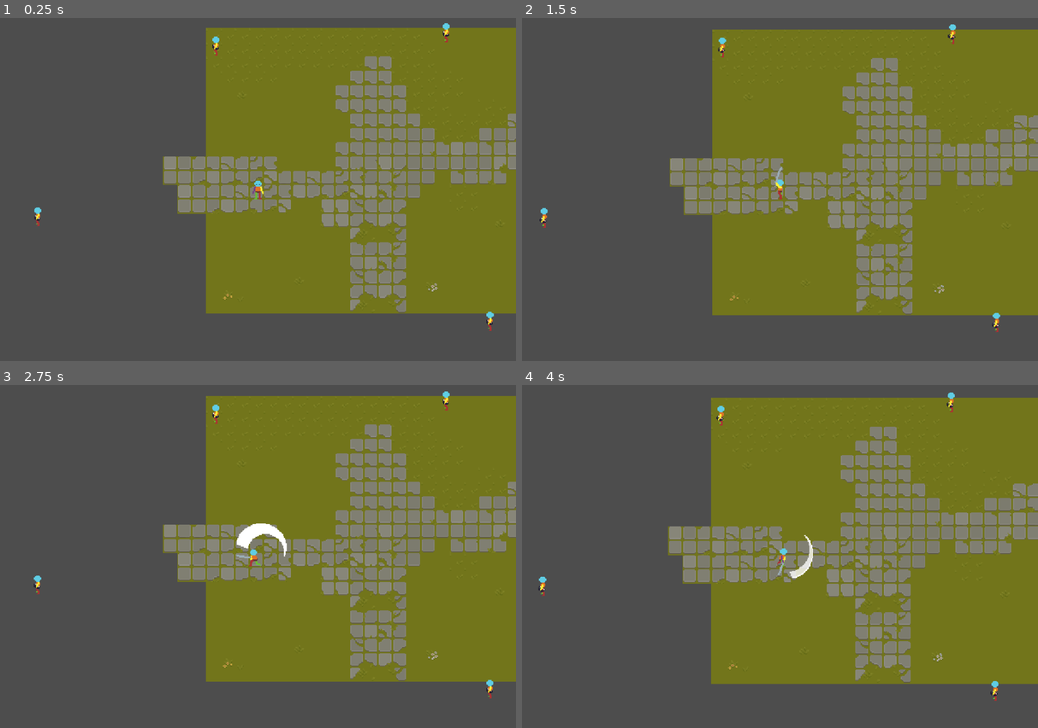
Above: before the commit, frames 1-4 (two rows, left to right).
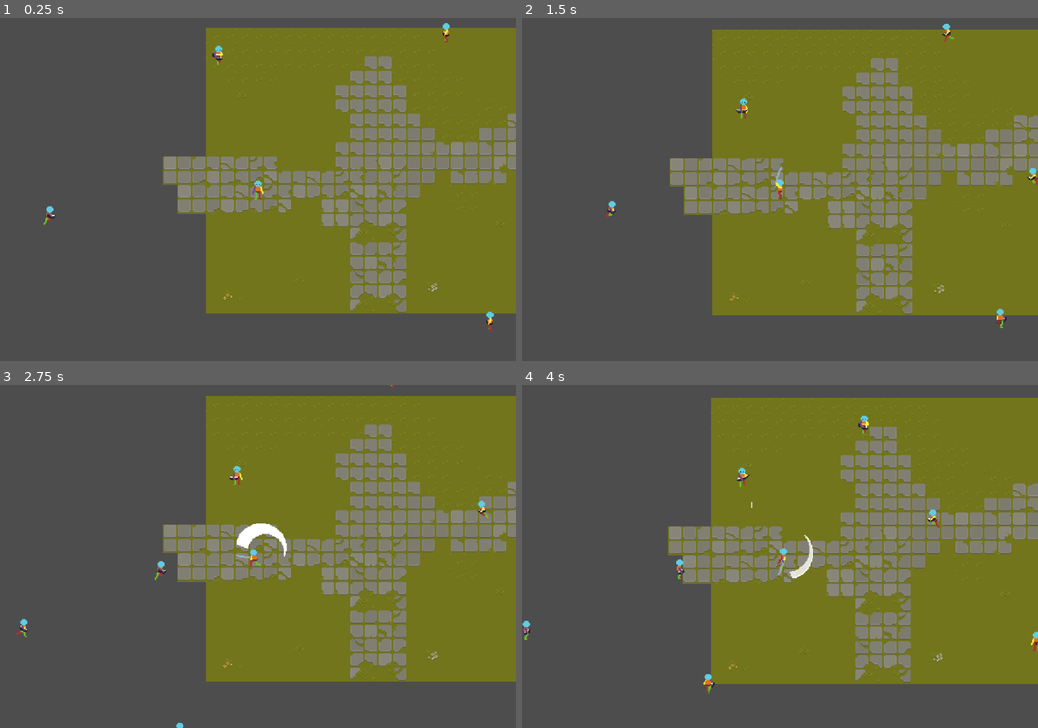
Above: after the commit, the same moments.

Repository: DmNiv/Tekoha
Game: Godot game, scene res://levels/teste.tscn
Two runs of this game, one before a commit and one after it. Both use one fixed random seed, a clock stepped at 60 frames per second and the inputs below.
Inputs (mouse positions are in pixels of both pictures, inside the frame that each line leads up to):
- Up to frame 1 (0.25 s): no input
- Up to frame 2 (1.5 s): move the mouse to (893, 172) at 0.52 s; hold D (move_right) 0.53-1.28 s; click (893, 172) at 0.6 s; move the mouse to (676, 206) at 1.27 s; hold S (move_down) from 1.28 s (still down); click (676, 206) at 1.35 s
- Up to frame 3 (2.75 s): move the mouse to (309, 481) at 2.02 s; release S (move_down) at 2.03 s; hold D (move_right) from 2.03 s (still down); right-click (309, 481) at 2.1 s; click (309, 481) at 2.3 s
- Up to frame 4 (4 s): move the mouse to (754, 625) at 2.77 s; release D (move_right) at 2.78 s; hold W (move_up) 2.78-3.53 s; click (754, 625) at 2.85 s; move the mouse to (934, 607) at 3.52 s; hold A (move_left) from 3.53 s (still down); click (934, 607) at 3.6 s

The runs differ from the first frame. In frame 1, 0.2% of the frame differs, in the area x 6-44%, y 5-61%; in frame 2, 0.5%; in frame 3, 0.5%; in frame 4, 0.7%, in the area x 0-100%, y 2-93%.
Error before the commit: Parse Error: The member "animation_tree" already exists in parent class State. (res://enemies/enemy_ranged/enemy_ranged_states/state_range_attack01.gd:5)

Commit message:
Atualização máquina de estados e estados do inimigo

Diff:
--- a/tekoha/enemies/enemy_ranged/animation_tree.gd
+++ b/tekoha/enemies/enemy_ranged/animation_tree.gd
@@ -1,6 +1,9 @@
 extends AnimationTree
 
 @onready var enemy_ranged: Enemy = $".."
+
+func _ready() -> void:
+	active = true
 
 func _process(delta: float) -> void:
 	set("parameters/Idle/blend_position", enemy_ranged.last_facing_direction)
--- a/tekoha/enemies/enemy_ranged/enemy_ranged.gd
+++ b/tekoha/enemies/enemy_ranged/enemy_ranged.gd
@@ -1,6 +1,4 @@
 class_name Enemy extends CharacterBody2D
-
-@onready var animation_tree: AnimationTree = $AnimationTree
 
 const SPEED : float = 50.0
 var move_direction : Vector2
@@ -12,12 +10,21 @@
 var projectile_knockback: int
 const PROJECTILE_STUN_TIME: float = 1.5
 
+@onready var animation_tree: AnimationTree = $AnimationTree
+@onready var state_machine: StateMachine = $StateMachine
+@onready var owner_info : OwnerInfo
+
 func _ready() -> void:
 	attack = Attack.new()
 	attack.attack_damage = projectile_damage
 	attack.knockback_force = projectile_knockback
 	attack.stun_time = PROJECTILE_STUN_TIME
-	animation_tree.active = true
+
+	owner_info = OwnerInfo.new()
+	owner_info.owner_node = self
+	owner_info.animation_tree = animation_tree
+	owner_info.animation_root_node = animation_tree["parameters/playback"]
+	state_machine.init(owner_info)
 
 func _physics_process(_delta: float) -> void:
 	last_facing_direction = move_direction
--- a/tekoha/enemies/enemy_ranged/enemy_ranged.tscn
+++ b/tekoha/enemies/enemy_ranged/enemy_ranged.tscn
@@ -1386,7 +1386,7 @@
 
 [node name="EnemyRanged" type="CharacterBody2D"]
 collision_layer = 4
-collision_mask = 32
+collision_mask = 36
 script = ExtResource("1_e8yjm")
 
 [node name="HealthComponent" type="Node2D" parent="."]
--- a/tekoha/enemies/enemy_ranged/enemy_ranged_states/state_aim.gd
+++ b/tekoha/enemies/enemy_ranged/enemy_ranged_states/state_aim.gd
@@ -2,8 +2,6 @@
 
 @onready var enemy: Enemy = $"../.."
 @onready var player: Player = get_tree().get_first_node_in_group("Player")
-@onready var animation_tree: AnimationTree = $"../../AnimationTree"
-@onready var animation_root_node = animation_tree["parameters/playback"]
 
 var distance_to_player: Vector2
 
@@ -14,28 +12,28 @@
 const PROJECTILE_COOLDOWN: float = 2.0
 var projectile_timer: float = 0.0
 
-func Enter():
+func enter():
 	if enemy:
 		projectile_timer = PROJECTILE_COOLDOWN
 		enemy.velocity = Vector2.ZERO
 
-func Exit():
+func exit():
 	pass
 
-func Update(delta: float):
+func update(delta: float):
 	pass
 
-func Physics_Update(delta: float):
+func physics_update(delta: float):
 	if player and enemy:
 		distance_to_player = player.global_position - enemy.global_position
 		enemy.move_direction = distance_to_player
 
 		if distance_to_player.length() > range_to_exit:
-			Transitioned.emit(self, "Follow")
+			transition_to("Follow")
 		elif distance_to_player.length() < range_to_attack:
 			enemy.velocity = -enemy.move_direction.normalized() * (enemy.SPEED*0.8)
 
 	if projectile_timer > 0:
 		projectile_timer -= delta
 	else:
-		Transitioned.emit(self, "RangeAttack01")
+		transition_to("RangeAttack01")
--- a/tekoha/enemies/enemy_ranged/enemy_ranged_states/state_range_attack01.gd
+++ b/tekoha/enemies/enemy_ranged/enemy_ranged_states/state_range_attack01.gd
@@ -2,26 +2,23 @@
 
 @onready var enemy: Enemy = $"../.."
 @onready var player: Player = get_tree().get_first_node_in_group("Player")
-@onready var animation_tree: AnimationTree = $"../../AnimationTree"
-@onready var animation_root_node = animation_tree["parameters/playback"]
 
 @export var projectile: PackedScene
 
-
 var distance_to_player: Vector2
 
-func Enter():
+func enter():
 	if enemy:
 		animation_root_node.travel("RangeAttack01")
 		enemy.velocity = Vector2.ZERO
 
-func Exit():
+func exit():
 	pass
 
-func Update(_delta: float):
+func update(_delta: float):
 	pass
 
-func Physics_Update(delta: float):
+func physics_update(delta: float):
 	pass
 
 
@@ -35,4 +32,4 @@
 func _on_animation_tree_animation_finished(anim_name: StringName) -> void:
 	if anim_name in ["range_attack01_down", "range_attack01_up", "range_attack01_left", "range_attack01_right"]:
 		enemy.last_facing_direction = player.global_position
-		Transitioned.emit(self, "Aim")
+		transition_to("Aim")
--- a/tekoha/enemies/generic_states/state_follow.gd
+++ b/tekoha/enemies/generic_states/state_follow.gd
@@ -6,19 +6,19 @@
 
 var distance_to_player: Vector2
 
-func Enter():
+func enter():
 	pass
 
-func Exit():
+func exit():
 	pass
 
-func Update(delta: float):
+func update(delta: float):
 	pass
 
-func Physics_Update(_delta: float):
+func physics_update(_delta: float):
 	if player and enemy:
 		distance_to_player = player.global_position - enemy.global_position
 		enemy.move_direction = distance_to_player
 		enemy.velocity = enemy.move_direction.normalized() * enemy.SPEED
 		if distance_to_player.length() < range_to_aim:
-			Transitioned.emit(self, "Aim")
+			transition_to("Aim")
--- a/tekoha/enemies/generic_states/state_idle.gd
+++ b/tekoha/enemies/generic_states/state_idle.gd
@@ -10,22 +10,22 @@
 func randomize_time():
 	idle_time = randf_range(1, 2)
 
-func Enter():
+func enter():
 	if enemy:
 		enemy.velocity = Vector2.ZERO
 		randomize_time()
 
-func Exit():
+func exit():
 	pass
 
-func Update(delta: float):
+func update(delta: float):
 	if idle_time > 0:
 		idle_time -= delta
 	else:
-		Transitioned.emit(self, "Wander")
+		transition_to("Wander")
 
-func Physics_Update(_delta: float):
+func physics_update(_delta: float):
 	if player and enemy:
 		distance_to_player = player.global_position - enemy.global_position
 		if distance_to_player.length() < range_to_follow:
-			Transitioned.emit(self, "Follow")
+			transition_to("Follow")
--- a/tekoha/enemies/generic_states/state_wander.gd
+++ b/tekoha/enemies/generic_states/state_wander.gd
@@ -11,23 +11,23 @@
 	enemy.move_direction = Vector2(randf_range(-1, 1), randf_range(-1, 1)).normalized()
 	wander_time = randf_range(1, 2)
 
-func Enter():
+func enter():
 	if enemy:
 		randomize_wander()
 
-func Exit():
+func exit():
 	pass
 
-func Update(delta: float):
+func update(delta: float):
 	if wander_time > 0:
 		wander_time -= delta
 	else:
-		Transitioned.emit(self, "Idle")
+		transition_to("Idle")
 
-func Physics_Update(_delta: float):
+func physics_update(_delta: float):
 	if enemy:
 		enemy.velocity = enemy.move_direction * enemy.SPEED
 	if player and enemy:
 		distance_to_player = player.global_position - enemy.global_position
 		if distance_to_player.length() < range_to_follow:
-			Transitioned.emit(self, "Follow")
+			transition_to("Follow")
--- a/tekoha/project.godot
+++ b/tekoha/project.godot
@@ -19,8 +19,8 @@
 
 window/size/viewport_width=720
 window/size/viewport_height=480
-window/size/window_width_override=1920
-window/size/window_height_override=1080
+window/size/window_width_override=1080
+window/size/window_height_override=720
 window/stretch/mode="canvas_items"
 
 [file_customization]
